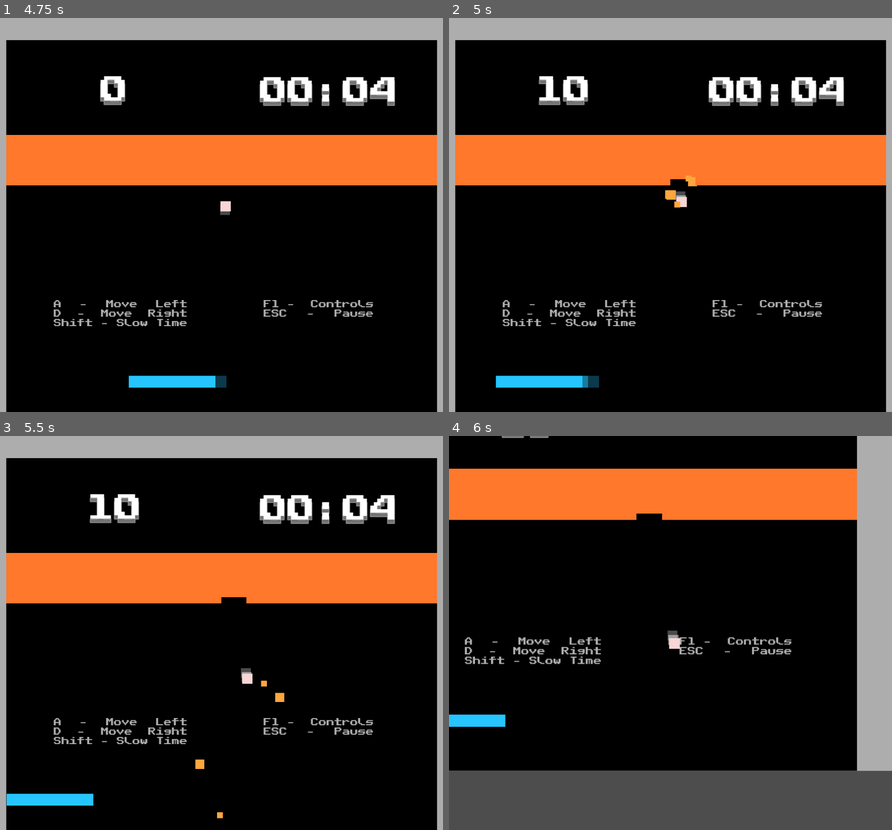
Above: before the commit, frames 1-4 (two rows, left to right).
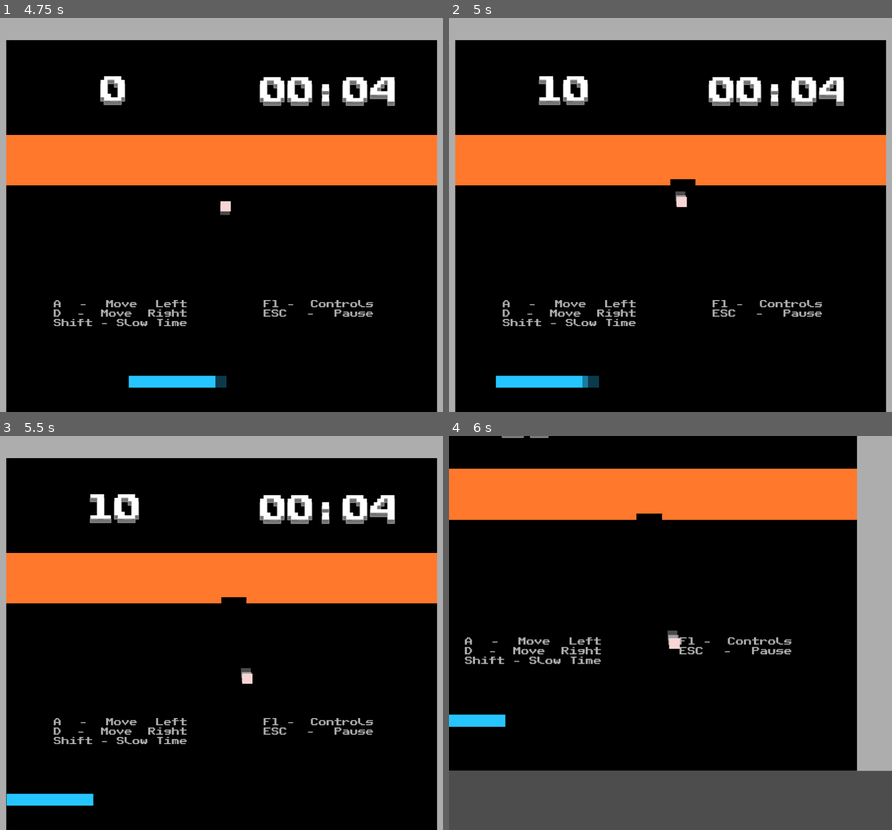
Above: after the commit, the same moments.

Repository: KeiGar/OrbFall
Game: Godot game, scene res://scenes/menus/main_menu_controls.tscn
Two runs of this game, one before a commit and one after it. Both use one fixed random seed, a clock stepped at 60 frames per second and the inputs below.
Inputs (mouse positions are in pixels of both pictures, inside the frame that each line leads up to):
- Up to frame 1 (4.75 s): click "START" at 0.5 s; tap Enter at 1.25, 2.1, 2.75, 3.6, 4.25 s; move the mouse to (318, 195) at 1.27 s; hold D (player_moveRight) 1.28-2.03 s; hold Enter 1.28-2.03 s; click (318, 195) at 1.42 s; tap Space at 2, 3.5 s; move the mouse to (132, 234) at 2.02 s; hold Shift (slow_down_time) 2.03-2.78 s; move the mouse to (265, 128) at 2.77 s; hold Enter 2.78-3.53 s; hold D (player_moveRight) 2.78-4.28 s; move the mouse to (199, 293) at 3.52 s; click (199, 293) at 3.67 s; move the mouse to (354, 274) at 4.27 s; hold A (player_moveLeft) from 4.28 s (still down); hold Enter from 4.28 s (still down)
- Up to frame 2 (5 s): keep holding A (player_moveLeft); keep holding Enter
- Up to frame 3 (5.5 s): keep holding A (player_moveLeft); move the mouse to (88, 573) at 5.02 s; release Enter at 5.03 s; tap Enter at 5.1 s
- Up to frame 4 (6 s): move the mouse to (692, 633) at 5.77 s; release A (player_moveLeft) at 5.78 s; hold Shift (slow_down_time) from 5.78 s (still down); hold Enter from 5.78 s (still down); click (692, 633) at 5.92 s

Frame 1 is identical in both runs. In frame 2, 0.1% of the frame differs, in the area x 48-56%, y 39-49%; in frame 3, 0.1%, in the area x 44-65%, y 62-98%; in frame 4, nothing differs.

Commit message:
removed gpu particle system for bricks; they cause to much overhead during initializing

Diff:
--- a/scenes/game_assets/brick.tscn
+++ b/scenes/game_assets/brick.tscn
@@ -6,45 +6,18 @@
 [sub_resource type="RectangleShape2D" id="RectangleShape2D_jurt7"]
 size = Vector2(64, 16)
 
-[sub_resource type="ParticleProcessMaterial" id="ParticleProcessMaterial_0fgdg"]
-lifetime_randomness = 0.45
-particle_flag_disable_z = true
-spread = 180.0
-initial_velocity_min = 205.95
-initial_velocity_max = 421.37
-gravity = Vector3(0, 2000, 0)
-scale_min = 12.849999
-scale_max = 25.13
-color = Color(1.353256, 0.6515752, 0.24533898, 1)
-turbulence_enabled = true
-turbulence_noise_strength = 14.78
-turbulence_noise_scale = 1.486
-
-[node name="Brick" type="StaticBody2D"]
+[node name="Brick" type="StaticBody2D" unique_id=580183899]
 script = ExtResource("1_0fgdg")
 particle_lifetime = 1.0
 
-[node name="Polygon2D" type="Polygon2D" parent="."]
+[node name="Polygon2D" type="Polygon2D" parent="." unique_id=278275287]
 color = Color(1, 0.474333, 0.17, 1)
 polygon = PackedVector2Array(-32, -8, 32, -8, 32, 8, -32, 8)
 
-[node name="CollisionShape2D" type="CollisionShape2D" parent="."]
+[node name="CollisionShape2D" type="CollisionShape2D" parent="." unique_id=1561994328]
 shape = SubResource("RectangleShape2D_jurt7")
 
-[node name="BrickDestructionParticles" type="GPUParticles2D" parent="."]
-emitting = false
-amount = 5
-lifetime = 0.55
-one_shot = true
-explosiveness = 1.0
-randomness = 0.75
-use_fixed_seed = true
-seed = 134888256
-fixed_fps = 10
-fract_delta = false
-process_material = SubResource("ParticleProcessMaterial_0fgdg")
-
-[node name="AudioStreamPlayer" type="AudioStreamPlayer" parent="."]
+[node name="AudioStreamPlayer" type="AudioStreamPlayer" parent="." unique_id=1310160737]
 stream = ExtResource("2_ug28i")
 volume_db = -6.619
 pitch_scale = 0.45
--- a/scripts/game_assets/brick.gd
+++ b/scripts/game_assets/brick.gd
@@ -2,7 +2,7 @@
 
 @export var max_health: int = 1
 @export var particle_lifetime: float = 0.5
-@onready var brick_destruction_particles: GPUParticles2D = $BrickDestructionParticles
+#@onready var brick_destruction_particles: GPUParticles2D = $BrickDestructionParticles
 @onready var collision_shape: CollisionShape2D = $CollisionShape2D
 @onready var polygon: Polygon2D = $Polygon2D
 @onready var audio_stream_player: AudioStreamPlayer = $AudioStreamPlayer
@@ -10,15 +10,15 @@
 
 # Called when the node enters the scene tree for the first time.
 func _ready() -> void:
-	brick_destruction_particles.lifetime = particle_lifetime
-	brick_destruction_particles.emitting = false
+	#brick_destruction_particles.lifetime = particle_lifetime
+	#brick_destruction_particles.emitting = false
 	current_health = max_health
 
 func on_ball_hit() -> void:
 	current_health -= 1
 	if current_health <= 0:
 		audio_stream_player.play(0.27)
-		brick_destruction_particles.emitting = true
+		#brick_destruction_particles.emitting = true
 		polygon.visible = false
 		collision_shape.disabled = true
 		await get_tree().create_timer(particle_lifetime).timeout
Not shown: 1 places in scenes/game_assets/brick.tscn that only renumber resources
